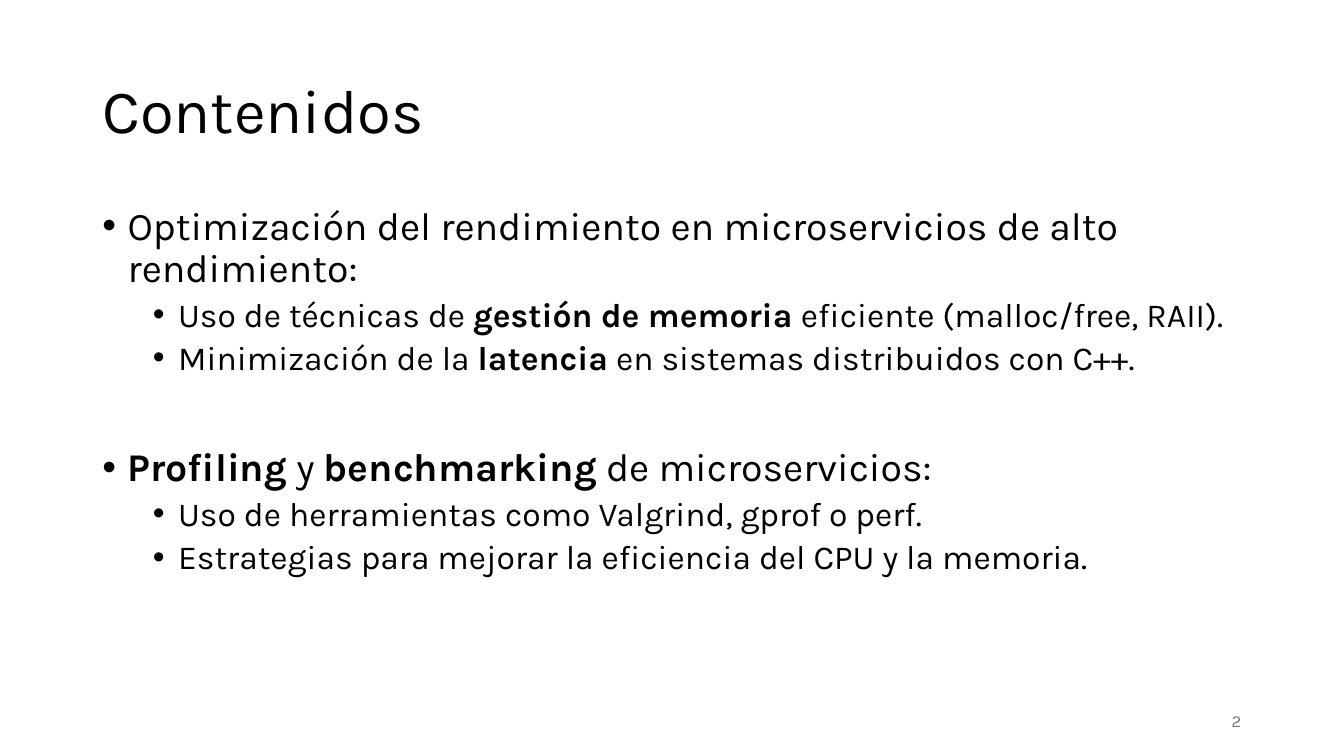
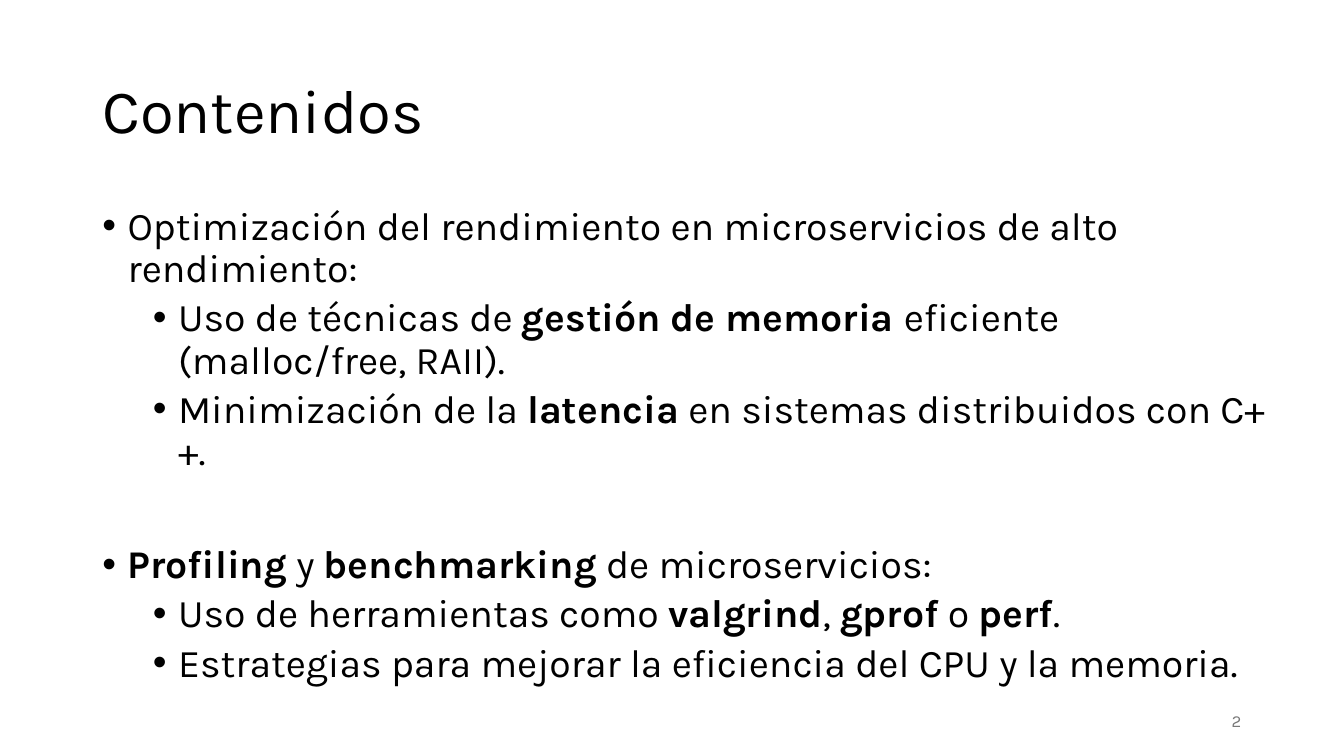
Before and after one commit to aldebarran22/CURSO_CPP_SERVICIOS_30H, a slide deck: slide 2 of doc/5_Optimizacion_Gestion_Recursos_Microservicios_C++.pptx. Drawn at 1344x756 pixels with LibreOffice and Linux fonts; fonts in the diff are those of the drawing. Boxes give left, top, right and bottom in pixels: in the first picture for what was removed or moved away, otherwise in the second. Text is boxed around its words. In the diff, an @@ line names an element or a change of style, - is before the commit and + after.

Commit message:
87

```diff
--- a/doc/5_Optimizacion_Gestion_Recursos_Microservicios_C++.pptx
+++ b/doc/5_Optimizacion_Gestion_Recursos_Microservicios_C++.pptx
@@ text at (178, 300, 1265, 687): size 24 to 28 pt in "Uso de técnicas de gestión de memoria ...", "Minimización de la latencia en sistemas distribuidos ...", "Estrategias para mejorar la eficiencia del CPU ..." @@
@@ text at (178, 599, 1060, 637): text changed; size 24 to 28 pt @@
-  • Uso de herramientas como Valgrind, gprof o perf.
+  • Uso de herramientas como valgrind, gprof o perf.
```
Also in this commit, not shown: 5 other slides changed, 2 slides added, 1 slide removed.
